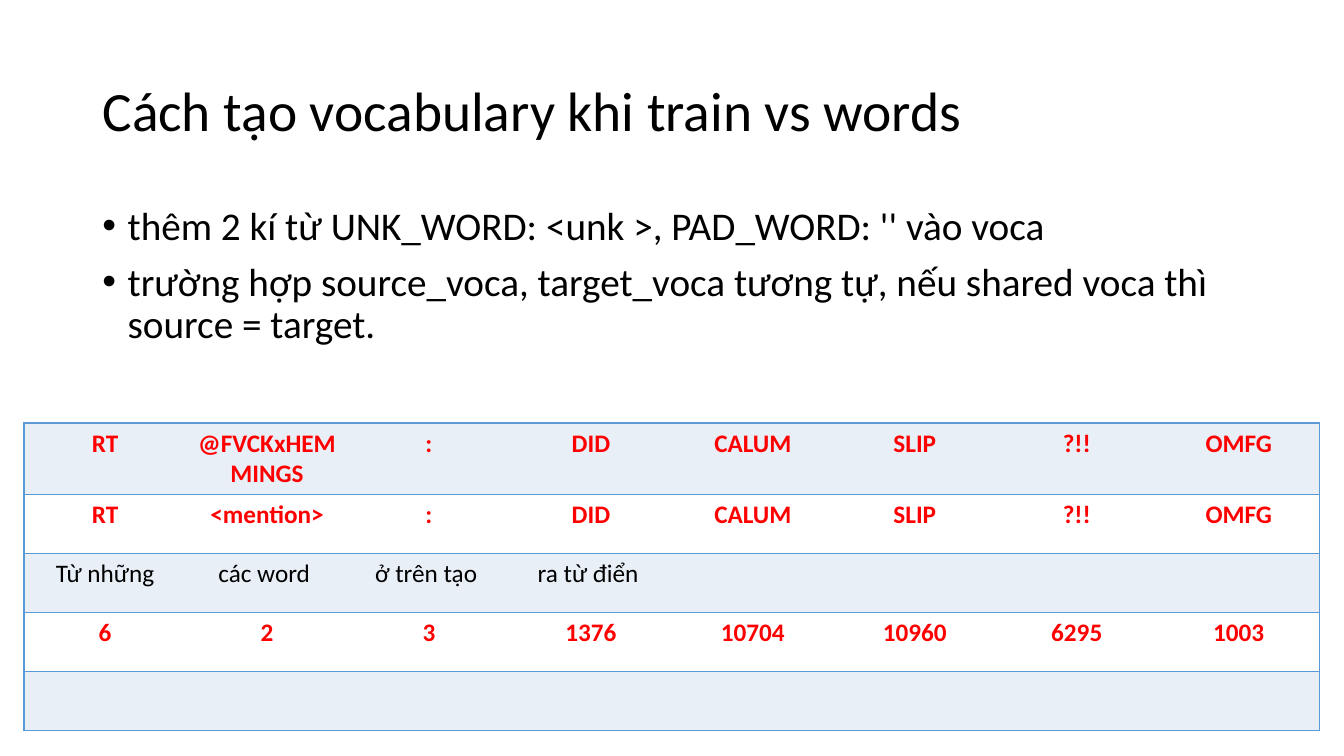
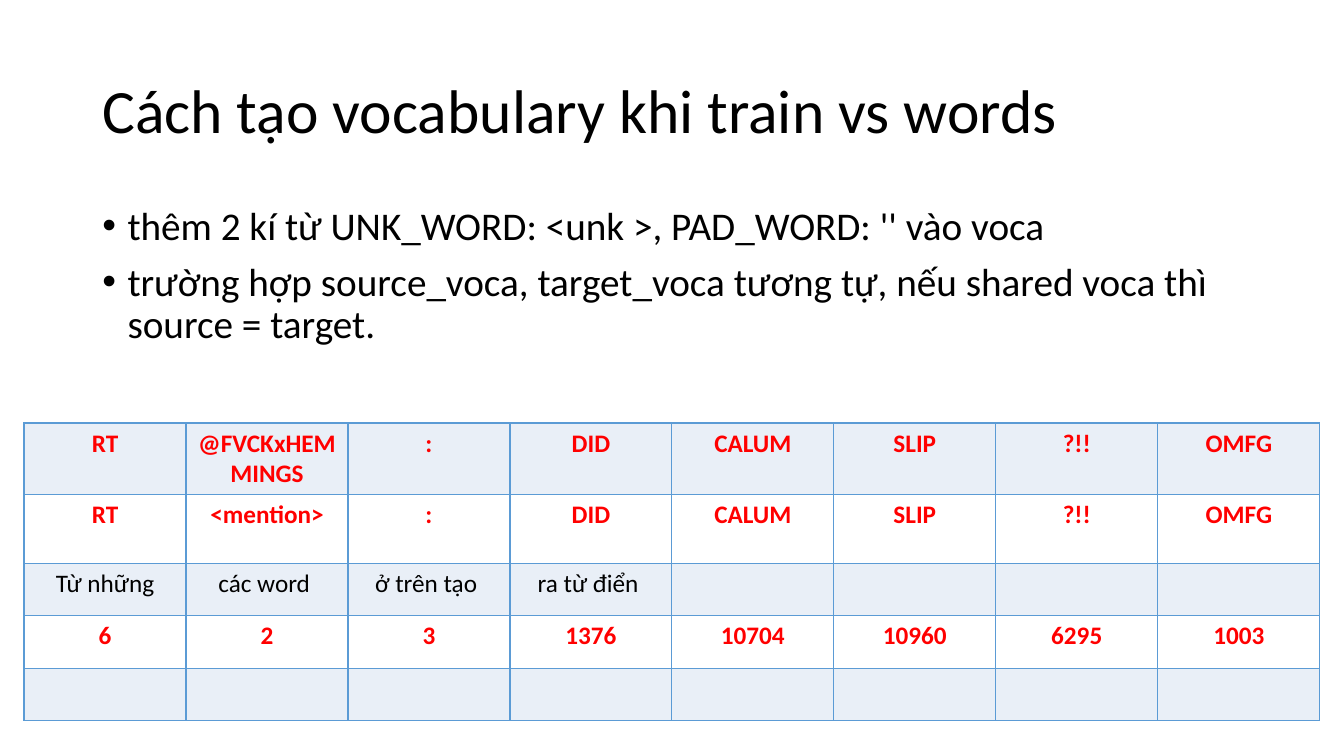
Before and after one commit to manhcntt21/TextNormSeq2Seq, a slide deck: slide 20 of Presentation1.pptx. Drawn at 1344x756 pixels with LibreOffice and Linux fonts; fonts in the diff are those of the drawing. Boxes give left, top, right and bottom in pixels: in the first picture for what was removed or moved away, otherwise in the second. Text is boxed around its words. In the diff, an @@ line names an element or a change of style, - is before the commit and + after.

```diff
--- a/Presentation1.pptx
+++ b/Presentation1.pptx
@@ text "Cách tạo vocabulary khi train ..." at [102,90,1057,144]: size 39.6 to 44 pt @@
@@ table at [24,423,1323,718] @@
@@ fill #EAEFF7 to #E9EFF7 in 24 cells @@
@@ borders changed @@
```
Also in this commit, not shown: 9 other slides changed, 5 slides added.
